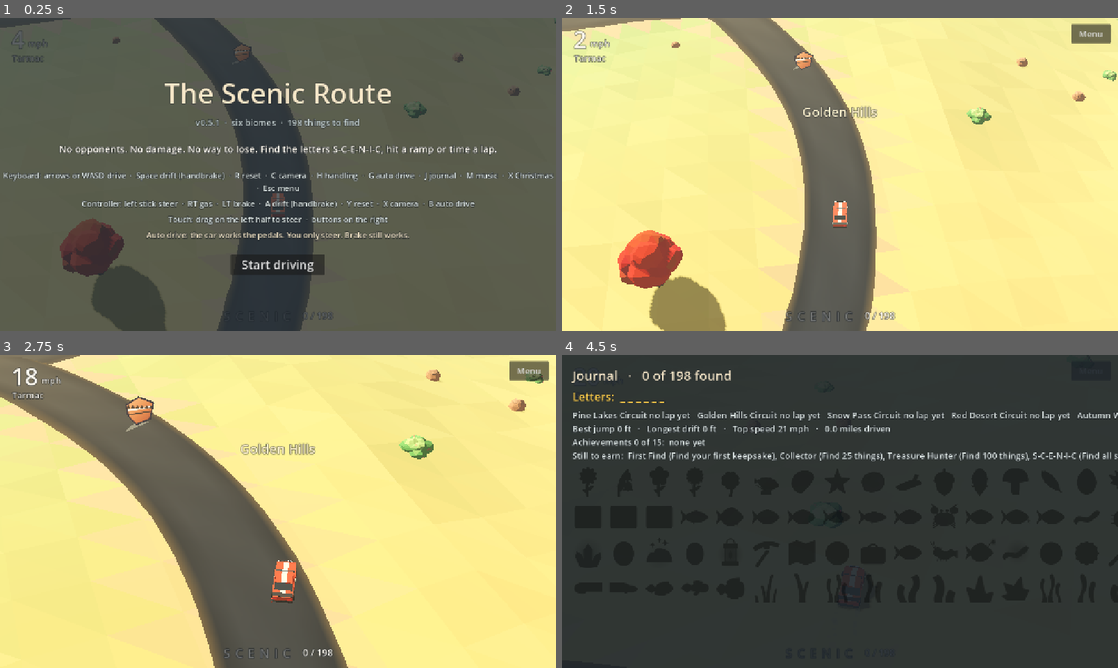
Above: before the commit, frames 1-4 (two rows, left to right).
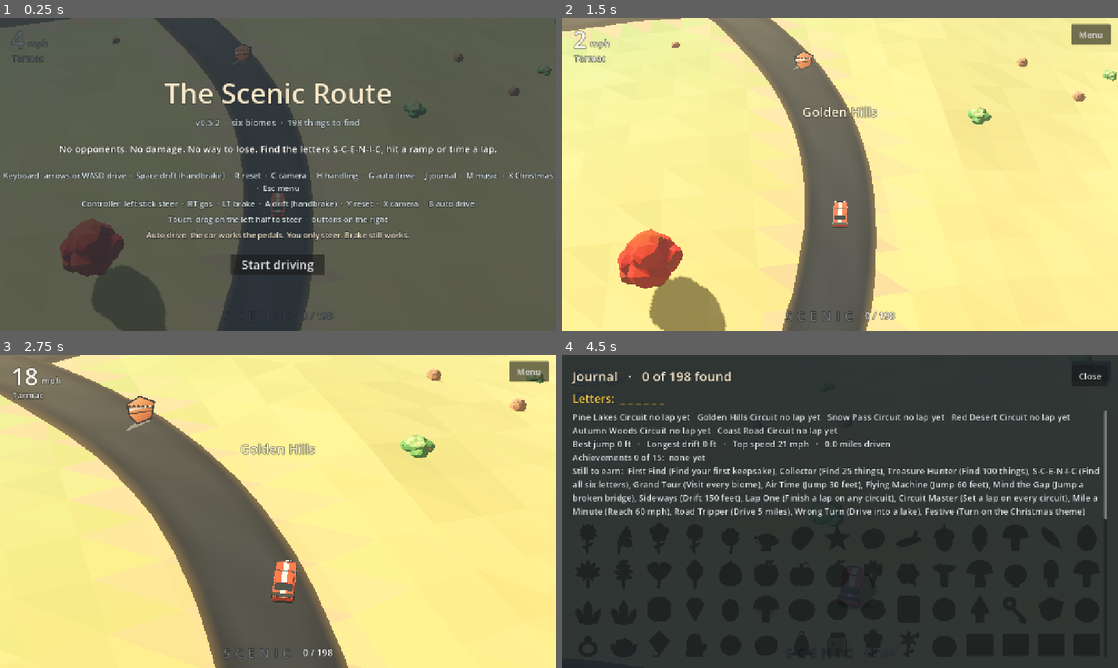
Above: after the commit, the same moments.

Repository: bclark10121-cloud/the-scenic-route
Game: Godot game, scene res://main.tscn
Same seed, same stepped clock (60 frames per second), same inputs: the game is played once before the commit and once after it.
Inputs (mouse positions are in pixels of both pictures, inside the frame that each line leads up to):
- Up to frame 1 (0.25 s): no input
- Up to frame 2 (1.5 s): click "Start driving" at 0.5 s; tap Enter (start) at 1.25 s; move the mouse to (962, 158) at 1.27 s; hold D (steer_right) from 1.28 s (still down); hold G (auto) from 1.28 s (still down); click (962, 158) at 1.42 s
- Up to frame 3 (2.75 s): tap C (cam) at 1.55 s; release D (steer_right) at 2 s; release G (auto) at 2 s; drag from (166, 527) to (250, 574) at 2.02 s
- Up to frame 4 (4.5 s): move the mouse to (895, 442) at 2.77 s; hold D (steer_right) 2.78-3.5 s; hold W (gas) 2.78-3.5 s; tap Space (hand) at 3.05 s; drag from (812, 574) to (673, 464) at 3.52 s; move the mouse to (1006, 558) at 4.27 s; hold A (steer_left) from 4.28 s (still down); hold J (journal) from 4.28 s (still down)

The runs differ from the first frame. In frame 1, less than 0.1% of the frame differs, in the area x 4-99%, y 2-83%; in frame 2, 0.1%; in frame 3, 0.9%; in frame 4, 8.7%, in the area x 1-100%, y 4-80%.

Commit message:
v0.5.2: engineering standards, safe areas, safer saves, smoother motion
Adds STANDARDS.md (shared Godot 3D standards) and STANDARDS_OVERRIDES.md
(where this game differs and why). HUD keeps inside the safe area. Saves are
swapped in whole on Android, sent to the browser store at once on web, and
made on pause, focus loss and close. 60 fps cap and 85% 3D scale on phones.
Physics interpolation on. Touch pads hide for keyboard and gamepad. Back
button opens the menu. Journal no longer runs off the screen.

Co-Authored-By: Claude Fable 5.2 <noreply@anthropic.com>
Claude-Session: https://claude.ai/code/session_0117TTYBK9WeMkHugLJnrb6q

Diff:
--- a/project.godot
+++ b/project.godot
@@ -3,7 +3,7 @@
 
 [application]
 config/name="The Scenic Route"
-config/version="0.5.1"
+config/version="0.5.2"
 run/main_scene="res://main.tscn"
 config/features=PackedStringArray("4.6", "GL Compatibility")
 config/icon="res://icon.png"
@@ -21,6 +21,8 @@
 
 [physics]
 3d/physics_engine="Jolt Physics"
+common/physics_ticks_per_second=60
+common/physics_interpolation=true
 
 [rendering]
 renderer/rendering_method="gl_compatibility"
--- a/scripts/car.gd
+++ b/scripts/car.gd
@@ -266,6 +266,7 @@
 	_last_v = Vector3.ZERO
 	_flip_t = 0.0
 	wants_reset = false
+	reset_physics_interpolation()
 
 # ---------- look ----------
 
--- a/scripts/hud.gd
+++ b/scripts/hud.gd
@@ -38,6 +38,7 @@
 var _bar: HFlowContainer
 var _menu_btn: Button
 var _live := false
+var _safe: Array[float] = [0.0, 0.0, 0.0, 0.0]   # left, top, right, bottom margins that keep the HUD clear of notches and rounded corners
 
 func _ready() -> void:
 	set_anchors_and_offsets_preset(Control.PRESET_FULL_RECT)
@@ -79,7 +80,7 @@
 	_menu_btn = Button.new()
 	_menu_btn.text = "  Menu  "
 	_menu_btn.focus_mode = Control.FOCUS_NONE
-	_menu_btn.custom_minimum_size = Vector2(92, 44)
+	_menu_btn.custom_minimum_size = Vector2(92, 48)
 	_menu_btn.pressed.connect(toggle_menu)
 	add_child(_menu_btn)
 	_menu_btn.set_anchors_and_offsets_preset(Control.PRESET_TOP_RIGHT)
@@ -127,13 +128,15 @@
 	_title.color = Color(0.11, 0.14, 0.17, 0.72)
 	add_child(_title)
 	_title.set_anchors_and_offsets_preset(Control.PRESET_FULL_RECT)
+	_fit_safe()
+	get_viewport().size_changed.connect(_fit_safe)
 	var box := VBoxContainer.new()
 	_title.add_child(box)
 	box.set_anchors_and_offsets_preset(Control.PRESET_FULL_RECT)
 	box.alignment = BoxContainer.ALIGNMENT_CENTER
 	box.add_theme_constant_override("separation", 10)
 	box.add_child(_centered("The Scenic Route", 64, Color("f6e7c8")))
-	box.add_child(_centered("v0.5.1  ·  six biomes  ·  198 things to find", 20, Color("c9d6d6")))
+	box.add_child(_centered("v0.5.2  ·  six biomes  ·  198 things to find", 20, Color("c9d6d6")))
 	box.add_child(_centered(" ", 8, Color.WHITE))
 	box.add_child(_centered("No opponents. No damage. No way to lose. Find the letters S-C-E-N-I-C, hit a ramp or time a lap.", 22, Color("fffaf0")))
 	box.add_child(_centered(" ", 8, Color.WHITE))
@@ -170,7 +173,7 @@
 	var b := Button.new()
 	b.text = text
 	b.focus_mode = Control.FOCUS_NONE
-	b.custom_minimum_size = Vector2(0, 44)
+	b.custom_minimum_size = Vector2(0, 48)
 	b.pressed.connect(fn)
 	_bar.add_child(b)
 	return b
@@ -178,6 +181,36 @@
 func _toggle_full() -> void:
 	var full := DisplayServer.window_get_mode() == DisplayServer.WINDOW_MODE_FULLSCREEN
 	DisplayServer.window_set_mode(DisplayServer.WINDOW_MODE_WINDOWED if full else DisplayServer.WINDOW_MODE_FULLSCREEN)
+
+## Keeps the HUD inside the screen's safe area: clear of camera notches, rounded corners and gesture bars.
+func _fit_safe() -> void:
+	var m: Array[float] = [0.0, 0.0, 0.0, 0.0]
+	var win := Vector2(DisplayServer.window_get_size())
+	var view := get_viewport_rect().size
+	if OS.has_feature("mobile") and win.x > 0.0 and win.y > 0.0:
+		var sa := DisplayServer.get_display_safe_area()
+		if sa.size.x > 0 and sa.size.y > 0:
+			var k := view.x / win.x
+			m = [sa.position.x * k, sa.position.y * k, (win.x - sa.end.x) * k, (win.y - sa.end.y) * k]
+	if OS.has_feature("web"):
+		var q: Variant = JavaScriptBridge.eval("location.search", true)
+		if q is String and q.contains("safe"):   # test switch: pretend the screen has a notch
+			m = [70.0, 30.0, 70.0, 24.0]
+	for i in 4:
+		m[i] = clampf(m[i], 0.0, (view.x if i % 2 == 0 else view.y) * 0.12)
+	_safe = m
+	offset_left = m[0]; offset_top = m[1]; offset_right = -m[2]; offset_bottom = -m[3]
+	for full: Control in [_title, _journal]:   # full screen panels still cover the whole screen
+		if full != null:
+			full.offset_left = -m[0]; full.offset_top = -m[1]; full.offset_right = m[2]; full.offset_bottom = m[3]
+	queue_redraw()
+
+## True when the menu or the journal is open. The Android back button closes them.
+func back() -> void:
+	if journal_open:
+		journal_pressed.emit()
+	else:
+		toggle_menu()
 
 func toggle_menu() -> void:
 	if not _live:
@@ -236,10 +269,12 @@
 	add_child(bg)
 	bg.set_anchors_and_offsets_preset(Control.PRESET_FULL_RECT)
 	_journal = bg
+	bg.offset_left = -_safe[0]; bg.offset_top = -_safe[1]; bg.offset_right = _safe[2]; bg.offset_bottom = _safe[3]
 	var col := VBoxContainer.new()
 	col.add_theme_constant_override("separation", 10)
 	bg.add_child(col)
 	col.set_anchors_and_offsets_preset(Control.PRESET_FULL_RECT, Control.PRESET_MODE_MINSIZE, 24)
+	col.offset_left += _safe[0]; col.offset_top += _safe[1]; col.offset_right -= _safe[2]; col.offset_bottom -= _safe[3]
 	var n := 0
 	for fd in finds:
 		if fd.found:
@@ -252,7 +287,7 @@
 	var close := Button.new()
 	close.text = "  Close  "
 	close.focus_mode = Control.FOCUS_NONE
-	close.custom_minimum_size = Vector2(0, 44)
+	close.custom_minimum_size = Vector2(0, 48)
 	close.pressed.connect(func(): toggle_journal([]))
 	head.add_child(close)
 	var word := ""
@@ -260,7 +295,6 @@
 		if fd.kind == "letter":
 			word += ("SCENIC"[fd.k] if fd.found else "_") + " "
 	col.add_child(_label("Letters:  " + word, 26, Color("ffcf4a")))
-	col.add_child(_label(records, 20, Color("dfe8e6")))
 	var scroll := ScrollContainer.new()
 	scroll.size_flags_vertical = Control.SIZE_EXPAND_FILL
 	scroll.horizontal_scroll_mode = ScrollContainer.SCROLL_MODE_DISABLED
@@ -269,7 +303,14 @@
 	grid.size_flags_horizontal = Control.SIZE_EXPAND_FILL
 	grid.add_theme_constant_override("h_separation", 10)
 	grid.add_theme_constant_override("v_separation", 10)
-	scroll.add_child(grid)
+	var inner := VBoxContainer.new()   # records and pictures scroll together, and long lines wrap, so nothing runs off the screen
+	inner.size_flags_horizontal = Control.SIZE_EXPAND_FILL
+	inner.add_theme_constant_override("separation", 12)
+	scroll.add_child(inner)
+	var rec := _label(records, 20, Color("dfe8e6"))
+	rec.autowrap_mode = TextServer.AUTOWRAP_WORD_SMART
+	inner.add_child(rec)
+	inner.add_child(grid)
 	for fd in finds:
 		if fd.kind != "item":
 			continue
@@ -303,11 +344,11 @@
 	return Vector2(size.x - 150, size.y - 300)
 
 func _role_at(p: Vector2) -> String:
-	if p.distance_to(_gas_at()) < 95.0:
+	if p.distance_squared_to(_gas_at()) < 95.0 * 95.0:
 		return "gas"
-	if p.distance_to(_brake_at()) < 82.0:
+	if p.distance_squared_to(_brake_at()) < 82.0 * 82.0:
 		return "brake"
-	if p.distance_to(_hand_at()) < 68.0:
+	if p.distance_squared_to(_hand_at()) < 68.0 * 68.0:
 		return "hand"
 	if p.x < size.x * 0.5 and p.y > 90.0:
 		return "steer"
@@ -315,19 +356,26 @@
 
 func _input(e: InputEvent) -> void:
 	if e is InputEventScreenTouch:
+		var at: Vector2 = e.position - position   # the HUD sits inside the safe area
 		if not touch_on:
 			touch_on = true
 		if e.pressed:
 			if _live:
-				_touches[e.index] = {"role": _role_at(e.position), "start": e.position, "pos": e.position}
+				_touches[e.index] = {"role": _role_at(at), "start": at, "pos": at}
 		else:
 			_touches.erase(e.index)
 		_sum()
 	elif e is InputEventScreenDrag and _touches.has(e.index):
 		var t: Dictionary = _touches[e.index]
-		t.pos = e.position
+		var at2: Vector2 = e.position - position
+		t.pos = at2
 		if t.role != "steer":
-			t.role = _role_at(e.position) if _role_at(e.position) != "steer" else ""
+			t.role = _role_at(at2) if _role_at(at2) != "steer" else ""
+		_sum()
+	elif touch_on and ((e is InputEventKey and e.pressed) or (e is InputEventJoypadButton and e.pressed) or (e is InputEventJoypadMotion and absf(e.axis_value) > 0.5)):
+		# a keyboard or gamepad took over: put the touch pads away until a finger comes back
+		touch_on = false
+		_touches.clear()
 		_sum()
 
 func _sum() -> void:
--- a/scripts/main.gd
+++ b/scripts/main.gd
@@ -15,6 +15,7 @@
 const CHUNK := 220.0    # scenery is grouped in squares this size so far-off trees are skipped
 const CAMS := [[82.0, 47.0], [54.0, 42.0], [112.0, 55.0]]   # distance, tilt down in degrees. High and far first, like a diorama
 const SAVE := "user://scenic_route.json"
+const SAVE_TMP := "user://scenic_route.tmp"
 const LETTERS := "SCENIC"
 const BIOME := [
 	{"name": "Pine Lakes", "music": "pine_lakes", "g1": Color("4f9150"), "g2": Color("6ea858"), "dry": Color("86b062"), "shoulder": Color("b39a72"),
@@ -120,6 +121,12 @@
 		if q is String and q.contains("fast"):
 			fast = true
 	_setup_input()
+	if OS.has_feature("mobile") or OS.has_feature("web"):
+		# phones and browsers: draw the 3D view a little smaller and hold 60 frames a second, to save heat and battery
+		get_viewport().scaling_3d_scale = 0.85
+		get_viewport().mesh_lod_threshold = 2.5
+	if OS.has_feature("mobile"):
+		Engine.max_fps = 60
 	noise.seed = 4
 	noise.noise_type = FastNoiseLite.TYPE_SIMPLEX_SMOOTH
 	noise.frequency = 0.0042
@@ -146,6 +153,7 @@
 	add_child(car)
 	cam = Camera3D.new()
 	cam.fov = 30.0
+	cam.physics_interpolation_mode = Node.PHYSICS_INTERPOLATION_MODE_OFF   # moved every drawn frame, not every physics step
 	cam.near = 0.6
 	cam.far = 900.0
 	add_child(cam)
@@ -1318,6 +1326,7 @@
 		hud.set_xmas(xmas)
 	if snowfall == null and cam != null:
 		snowfall = CPUParticles3D.new()
+		snowfall.physics_interpolation_mode = Node.PHYSICS_INTERPOLATION_MODE_OFF
 		snowfall.amount = 420
 		snowfall.lifetime = 5.0
 		snowfall.local_coords = false
@@ -1395,7 +1404,7 @@
 				return
 		var near_gate := false
 		for t in tracks:
-			if roads[t.road].p[0].distance_to(q) < 16.0:
+			if roads[t.road].p[0].distance_squared_to(q) < 256.0:
 				near_gate = true
 		if not near_gate:
 			lap_armed = true
@@ -1406,9 +1415,9 @@
 	var p: PackedVector2Array = r2.p
 	var n := p.size()
 	lap_t += dt
-	if p[n / 3].distance_to(q) < 14.0:
+	if p[n / 3].distance_squared_to(q) < 196.0:
 		lap_marks |= 1
-	if p[2 * n / 3].distance_to(q) < 14.0:
+	if p[2 * n / 3].distance_squared_to(q) < 196.0:
 		lap_marks |= 2
 	var gate := p[0].distance_to(q)
 	if gate > 16.0:
@@ -1592,6 +1601,7 @@
 			sp.name = "bob"
 			root.add_child(sp)
 		add_child(root)
+		root.physics_interpolation_mode = Node.PHYSICS_INTERPOLATION_MODE_OFF   # finds spin and bob every drawn frame
 		fd.node = root
 	hud.set_finds(_found_count(), finds.size(), _letter_mask())
 
@@ -1646,10 +1656,34 @@
 func save_game() -> void:
 	if bot != "" or car == null:
 		return
-	var f := FileAccess.open(SAVE, FileAccess.WRITE)
-	if f != null:
-		f.store_string(JSON.stringify({"v": 1, "found": found_ids.keys(), "preset": car.preset, "cam": cam_mode, "auto": auto_drive, "music": music_on, "sound": car.sound_on, "xmas": xmas, "ach": ach.keys(), "biomes": seen_biomes.keys(),
-			"laps": best_laps, "best_jump": best_jump, "best_drift": best_drift, "top_speed": top_speed, "odo": odo}))
+	var data := JSON.stringify({"v": 1, "found": found_ids.keys(), "preset": car.preset, "cam": cam_mode, "auto": auto_drive, "music": music_on, "sound": car.sound_on, "xmas": xmas, "ach": ach.keys(), "biomes": seen_biomes.keys(),
+		"laps": best_laps, "best_jump": best_jump, "best_drift": best_drift, "top_speed": top_speed, "odo": odo})
+	if OS.has_feature("web"):
+		# the browser keeps saves in IndexedDB, which swaps a file in whole by itself. Godot copies files there
+		# after a delay, so ask for the copy now: a save made a moment before the tab closes is then kept.
+		var w := FileAccess.open(SAVE, FileAccess.WRITE)
+		if w != null:
+			w.store_string(data)
+			w.close()
+			JavaScriptBridge.force_fs_sync()
+		return
+	# everywhere else: written to a spare file first, then swapped in, so a crash never leaves half a save
+	var f := FileAccess.open(SAVE_TMP, FileAccess.WRITE)
+	if f == null:
+		return
+	f.store_string(data)
+	f.close()
+	if DirAccess.rename_absolute(SAVE_TMP, SAVE) != OK:
+		DirAccess.copy_absolute(SAVE_TMP, SAVE)
+
+## Saves when the app is paused, loses focus or closes. The Android back button opens or closes the menu.
+func _notification(what: int) -> void:
+	if what == NOTIFICATION_APPLICATION_PAUSED or what == NOTIFICATION_APPLICATION_FOCUS_OUT or what == NOTIFICATION_WM_CLOSE_REQUEST:
+		if started:
+			save_game()
+	elif what == NOTIFICATION_WM_GO_BACK_REQUEST:
+		if started and hud != null:
+			hud.back()
 
 # ---------- car placing ----------
 
@@ -1740,7 +1774,8 @@
 		_laps(dt, pos)
 
 func _process(dt: float) -> void:
-	var b := car.global_transform.basis
+	var car_t := car.get_global_transform_interpolated()   # the smoothed car position, so the view does not judder on 90 and 120 Hz screens
+	var b := car_t.basis
 	var heading := atan2(b.z.x, b.z.z)
 	var v := car.linear_velocity
 	if car.speed > 7.0 and car.fwd_speed > 2.0:
@@ -1750,7 +1785,7 @@
 	cam_dist = lerpf(cam_dist, CAMS[cam_mode][0], 1.0 - exp(-dt * 4.0))
 	cam_tilt = lerpf(cam_tilt, CAMS[cam_mode][1], 1.0 - exp(-dt * 4.0))
 	var f := Vector3(sin(cam_yaw), 0, cos(cam_yaw))
-	var want := car.global_position + f * (7.0 + car.speed * 0.4)
+	var want := car_t.origin + f * (7.0 + car.speed * 0.4)
 	cam_at = cam_at.lerp(want, 1.0 - exp(-dt * 5.0))
 	var tilt := deg_to_rad(cam_tilt)
 	var pos := cam_at - f * cam_dist * cos(tilt) + Vector3.UP * cam_dist * sin(tilt)
Not shown, changed: export_presets.cfg
Not shown, changed: BACKLOG.md
Not shown, changed: CLAUDE.md
Not shown, added: STANDARDS.md
Not shown, added: STANDARDS_OVERRIDES.md
Not shown, removed: docs/downloads/TheScenicRoute-v0.5.1.apk
Not shown, added: docs/downloads/TheScenicRoute-v0.5.2.apk
Not shown, changed: docs/play/index.pck
Not shown, added: docs/release-notes/v0.5.2.md
Not shown, changed: handoff/GAME_STANDARDS.md
Not shown, changed: handoff/templates/CLAUDE.md
Not shown, added: handoff/templates/STANDARDS_OVERRIDES.md
(and 1 more such lines)
